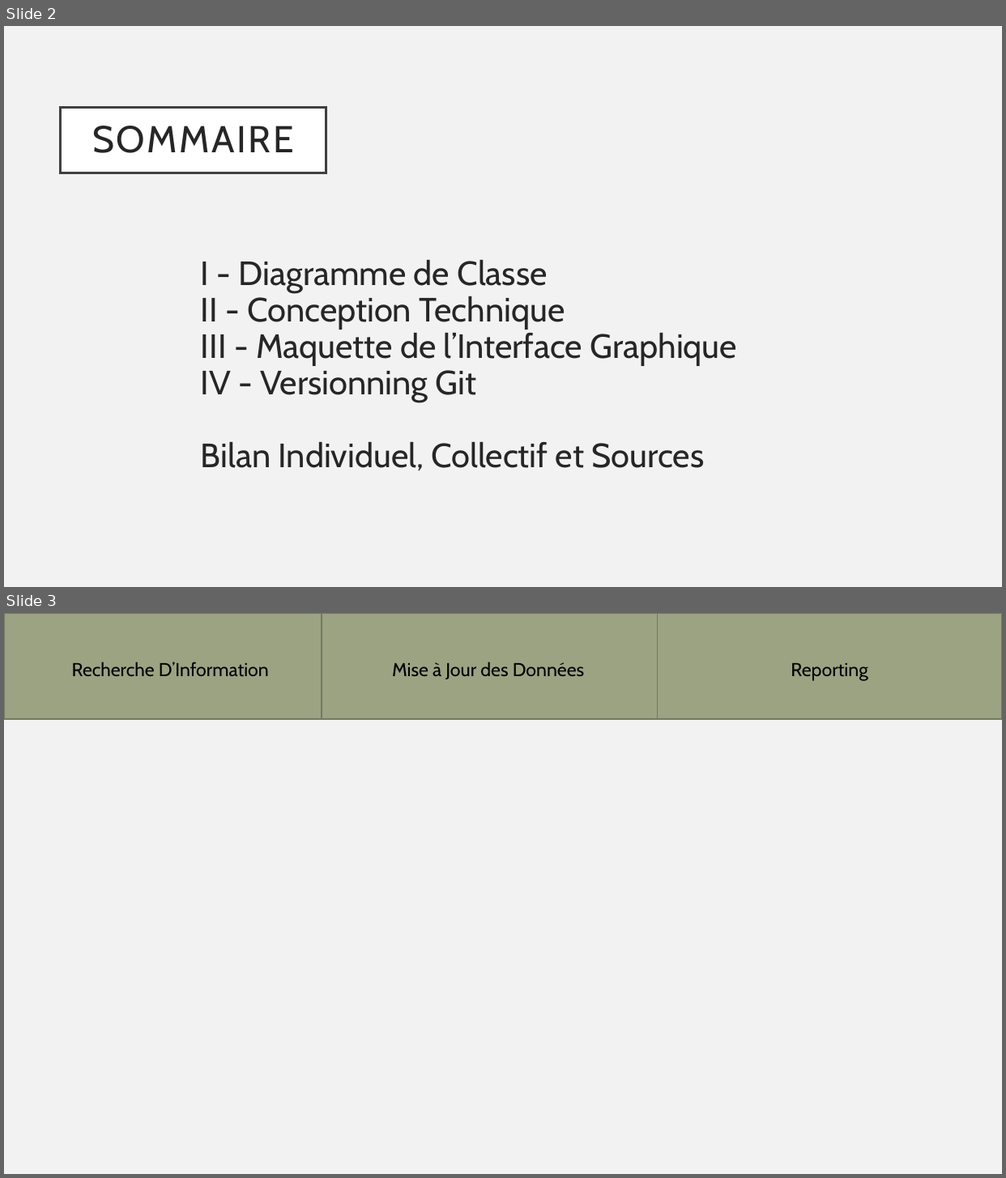
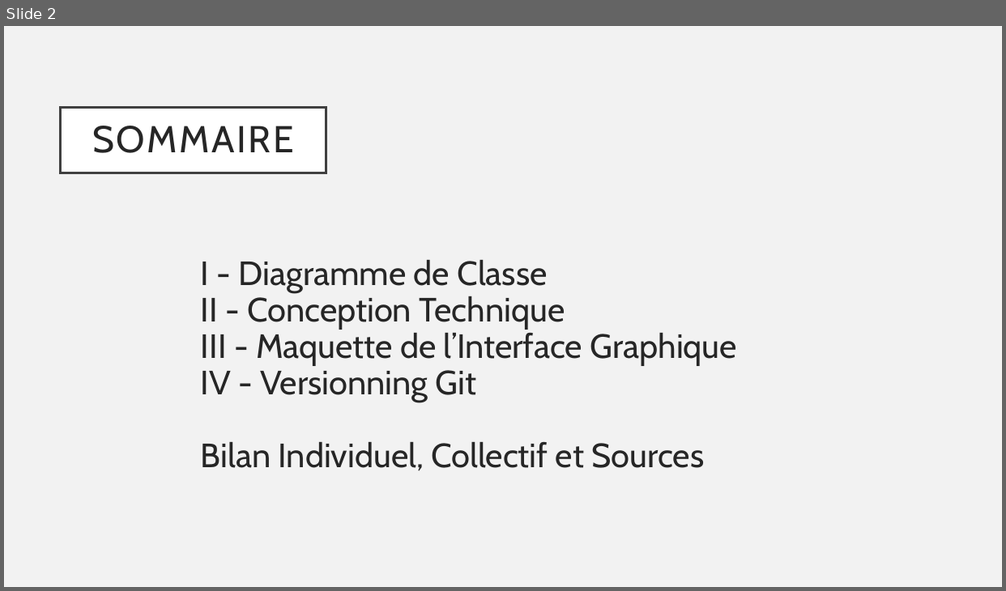
Before and after one commit to serina-chhem/gestionEcole, a slide deck: Presentation POO Java.pptx. Shown one above the other, each under a label of ours: slides 2 and 3 before the commit, slide 2 after it. The pictures are 1006x1178 and 1006x591 pixels, drawn with LibreOffice and Linux fonts; fonts in the diff are those of the drawing. Boxes give left, top, right and bottom in pixels: in the first picture for what was removed or moved away, otherwise in the second. Text is boxed around its words. In the diff, an @@ line names an element or a change of style, - is before the commit and + after.

```diff
--- a/Presentation POO Java.pptx
+++ b/Presentation POO Java.pptx
@@ slide 3 removed at <box>4,613,1002,1174</box>, background #F2F2F2 @@
@@ rectangle removed at <box>4,613,322,719</box> @@
@@ rectangle removed at <box>322,613,657,719</box> @@
@@ rectangle removed at <box>658,613,1002,719</box> @@
@@ text removed at <box>72,662,269,676</box> @@
-Recherche D’Information
@@ text removed at <box>392,662,584,679</box> @@
-Mise à Jour des Données
@@ text removed at <box>791,663,867,681</box> @@
-Reporting
```
Also in this commit, not shown: 5 slides added, 18 other files.
